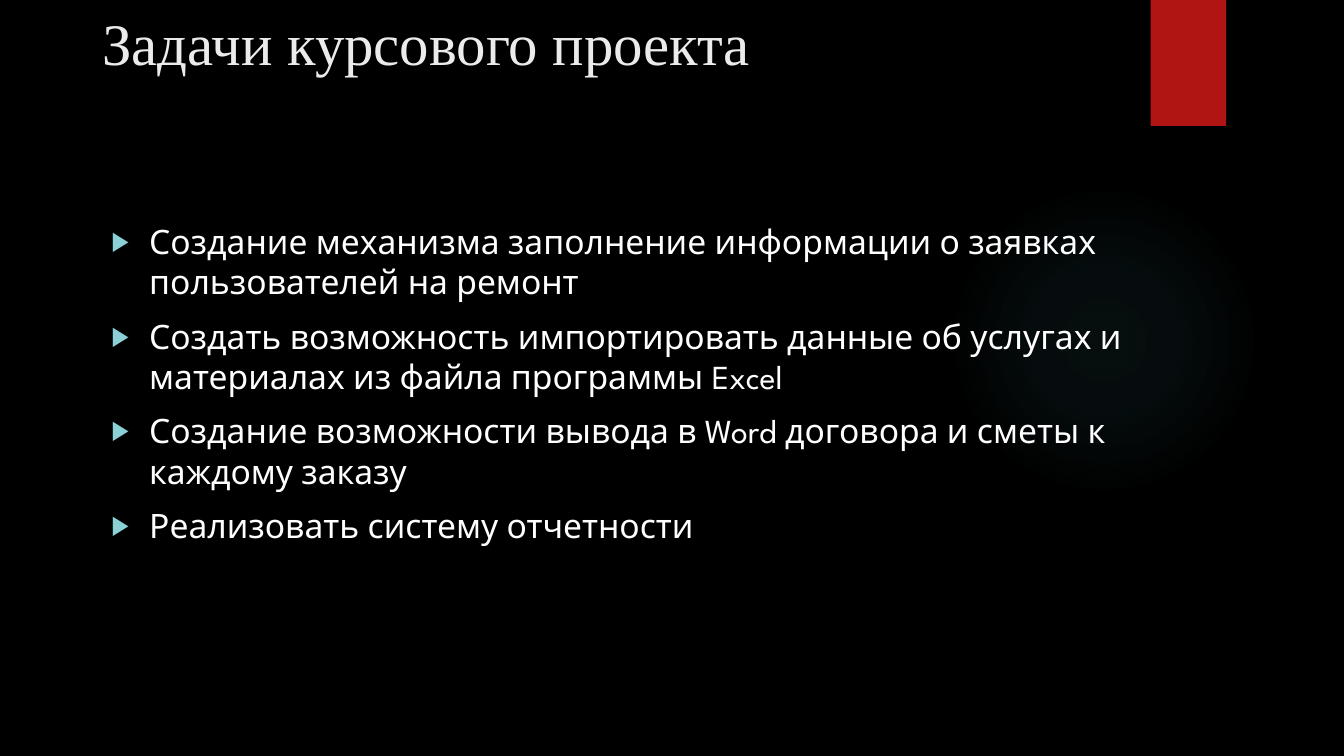
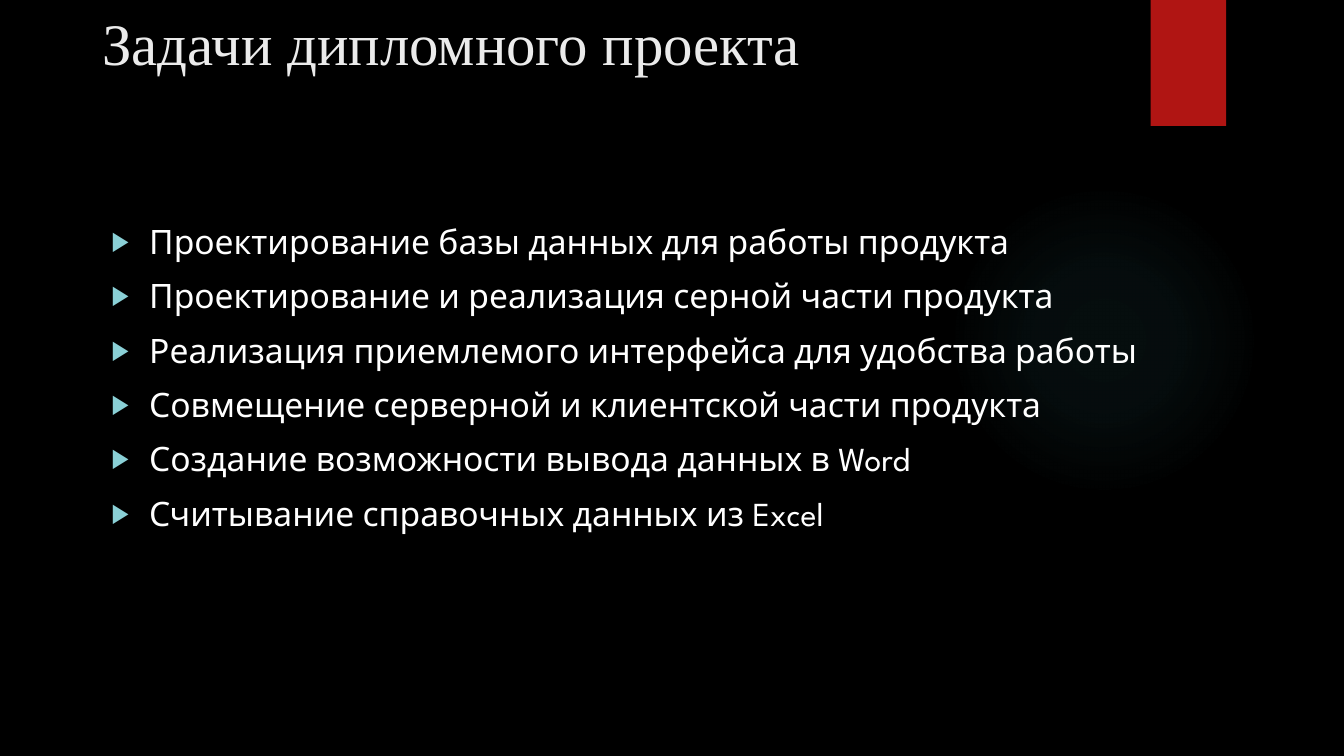
Before and after one commit to GENDOSMAL/Diplom, a slide deck: slide 3 of Documentation/Презентация к защите.pptx (slide 4 before the commit). Drawn at 1344x756 pixels with LibreOffice and Linux fonts; fonts in the diff are those of the drawing; background and template pictures are left out. Boxes give left, top, right and bottom in pixels: in the first picture for what was removed or moved away, otherwise in the second. Text is boxed around its words. In the diff, an @@ line names an element or a change of style, - is before the commit and + after.

```diff
--- a/Documentation/Презентация к защите.pptx
+++ b/Documentation/Презентация к защите.pptx
@@ title at <box>102,26,800,76</box>: text changed @@
-Задачи курсового проекта
+Задачи дипломного проекта
@@ text at <box>149,228,1137,534</box>: text changed @@
-▶ Создание механизма заполнение информации о заявках пользователей на ремонт
-▶ Создать возможность импортировать данные об услугах и материалах из файла программы Excel
-▶ Создание возможности вывода в Word договора и сметы к каждому заказу
-▶ Реализовать систему отчетности
+▶ Проектирование базы данных для работы продукта
+▶ Проектирование и реализация серной части продукта
+▶ Реализация приемлемого интерфейса для удобства работы
+▶ Совмещение серверной и клиентской части продукта
+▶ Создание возможности вывода данных в Word
+▶ Считывание справочных данных из Excel
```
Also in this commit, not shown: 8 other slides changed, 2 slides added, 4 slides removed, 7 other files.
